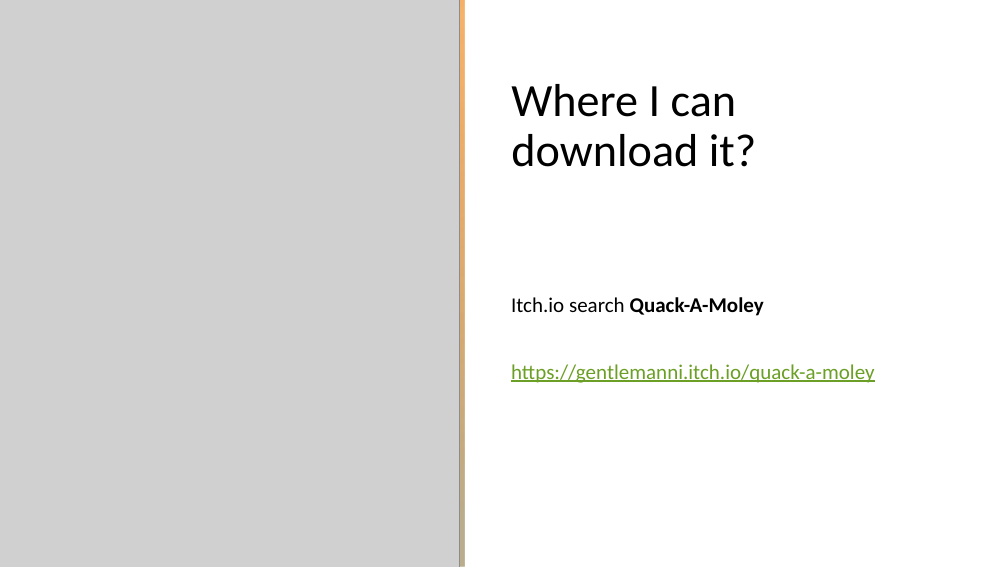
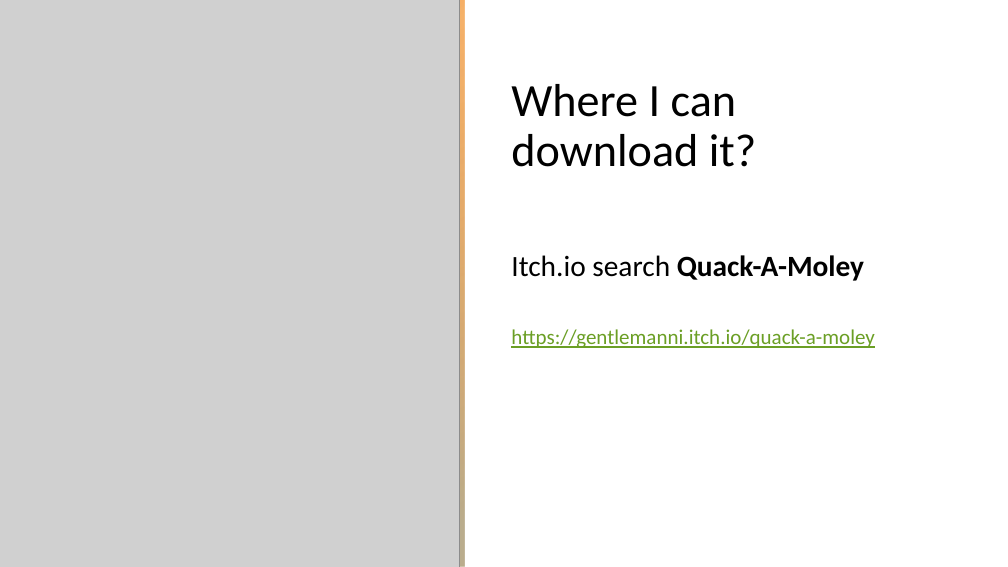
Before and after one commit to L5478/JamDev, a slide deck: slide 5 of Quack-A-Moley.pptx. Drawn at 1008x567 pixels with LibreOffice and Linux fonts; fonts in the diff are those of the drawing; grey boxes stand for pictures; background and template pictures are left out. Boxes give left, top, right and bottom in pixels: in the first picture for what was removed or moved away, otherwise in the second. Text is boxed around its words. In the diff, an @@ line names an element or a change of style, - is before the commit and + after.

```diff
--- a/Quack-A-Moley.pptx
+++ b/Quack-A-Moley.pptx
@@ text "Itch.io search Quack-A-Moley": place and size @@
-text "Itch.io search Quack-A-Moley" at box(511, 297, 875, 383)
+text "Itch.io search Quack-A-Moley" at box(511, 255, 875, 348)
@@ text at box(511, 255, 864, 281): size 20 to 28 pt in "Itch.io search Quack-A-Moley" @@
```
Also in this commit, not shown: 3 other slides changed.
